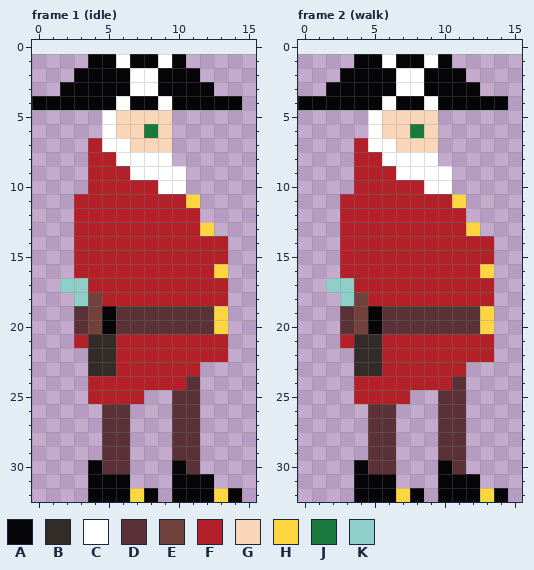
Two states of a pixel-art file, assets/pirate.aseprite. The picture above is the old version.
16x32 pixels, 4 frames. Shown: frame 1 (idle), frame 2 (walk). The old version is drawn lined up with the new one, on the new canvas. The commit also changed other frames, which this record leaves out.
Palette (. is transparent): A #060608  B #322b28  C #ffffff  D #5b3138  E #71413b  F #b4202a  G #fad6b8  H #ffd541  J #1a7a3e  K #8fcfc9
Pixels before, frame 1 (idle), first column x 0:
 1 ....AACAACA....
 2 ...AAAACCAAA...
 3 ..AAAAACCAAAA..
 4 AAAAAACAACAAAAA
 5 .....CGGGG.....
 6 .....CGGJG.....
 7 ....FCCGGG.....
 8 ....FFCCCC.....
 9 ....FFFCCCC....
10 ....FFFFFCC....
11 ...FFFFFFFFH...
12 ...FFFFFFFFF...
13 ...FFFFFFFFFH..
14 ...FFFFFFFFFFF.
15 ...FFFFFFFFFFF.
16 ...FFFFFFFFFFH.
17 ..KKFFFFFFFFFF.
18 ...KEFFFFFFFFF.
19 ...DEADDDDDDDH.
20 ...DEADDDDDDDH.
21 ...FBBFFFFFFFF.
22 ....BBFFFFFFFF.
23 ....BBFFFFFF...
24 ....FFFFFFFD...
25 ....FFFF..DD...
26 .....DD...DD...
27 .....DD...DD...
28 .....DD...DD...
29 .....DD...DD...
30 ....ADD...AD...
31 ....AAA...AAA..
32 ....AAAHA.AAAHA
Pixels before, frame 2 (walk), first column x 0:
 1 ....AACAACA....
 2 ...AAAACCAAA...
 3 ..AAAAACCAAAA..
 4 AAAAAACAACAAAAA
 5 .....CGGGG.....
 6 .....CGGJG.....
 7 ....FCCGGG.....
 8 ....FFCCCC.....
 9 ....FFFCCCC....
10 ....FFFFFCC....
11 ...FFFFFFFFH...
12 ...FFFFFFFFF...
13 ...FFFFFFFFFH..
14 ...FFFFFFFFFFF.
15 ...FFFFFFFFFFF.
16 ...FFFFFFFFFFH.
17 ..KKFFFFFFFFFF.
18 ...KEFFFFFFFFF.
19 ...DEADDDDDDDH.
20 ...DEADDDDDDDH.
21 ...FBBFFFFFFFF.
22 ....BBFFFFFFFF.
23 ....BBFFFFFF...
24 ....FFFFFFFD...
25 ....FFFF..DD...
26 .....DD...DD...
27 .....DD...DD...
28 .....DD...DD...
29 .....DD...DD...
30 ....ADD...AD...
31 ....AAA...AAA..
32 ....AAAHA.AAAHA
After the commit:
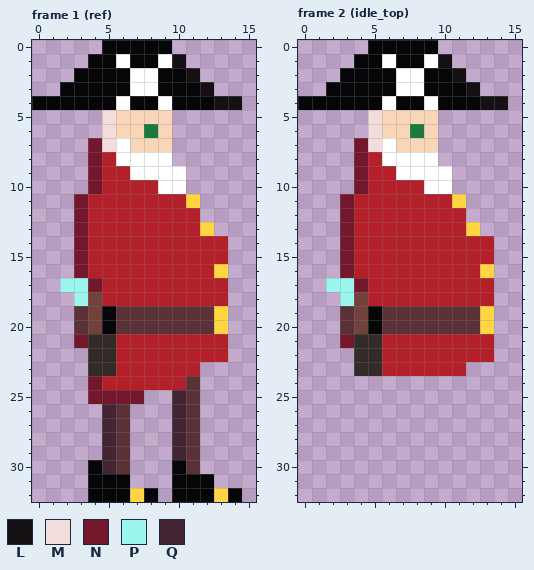
Colours new in this view: L #141013  M #f2dcdc  N #73172d  P #9df6ee  Q #422433
From old to new:
canvas 16x32 -> 16x33, the old top-left corner now at 0,1
Frame 1 (ref):
There is now colour A in row 0 at x 5 to 9.
The edit turns colour A into colour L in row 1 at x 10; in row 2 at x 11; in row 3 at x 12; in row 4 at x 13 to 14.
The edit turns colour C into colour M in rows 5 to 7 at x 5.
The edit turns colour F into colour N in rows 7 to 10 at x 4; in rows 11 to 16 at x 3; in row 17 at x 4; in row 21 at x 3; in row 24 at x 4; in row 25 at x 4 to 7.
The edit turns colour K into colour P in row 17 at x 2 to 3; in row 18 at x 3.
The edit turns colour D into colour Q in row 25 at x 10; in rows 26 to 29 at x 5 and 10; in row 30 at x 5.
Frame 2 (idle_top):
There is now colour A in row 0 at x 5 to 9.
The edit turns colour A into colour L in row 1 at x 10; in row 2 at x 11; in row 3 at x 12; in row 4 at x 13 to 14.
The edit turns colour C into colour M in rows 5 to 7 at x 5.
The edit turns colour F into colour N in rows 7 to 10 at x 4; in rows 11 to 16 at x 3; in row 17 at x 4; in row 21 at x 3.
The edit turns colour K into colour P in row 17 at x 2 to 3; in row 18 at x 3.
Colour A is gone in row 30 at x 4 and 10; in row 31 at x 4 to 6 and 10 to 12; in row 32 at x 4 to 6, 8, 10 to 12 and 14.
Colour D is gone in row 24 at x 11; in row 25 at x 10 to 11; in rows 26 to 29 at x 5 to 6 and 10 to 11; in row 30 at x 5 to 6 and 11.
Colour F is gone in row 24 at x 4 to 10; in row 25 at x 4 to 7.
Colour H is gone in row 32 at x 7 and 13.
Boxes around the changes in both pictures, in picture pixels (x1, y1, x2, y2):
changed: (60, 40, 242, 474)
changed: (326, 40, 508, 502)
